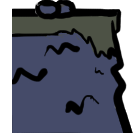
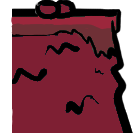
Layered file, before and after one edit (140x140). Changes by layer:
painted on "Warstwa 1" over [11, 4, 123, 133]
